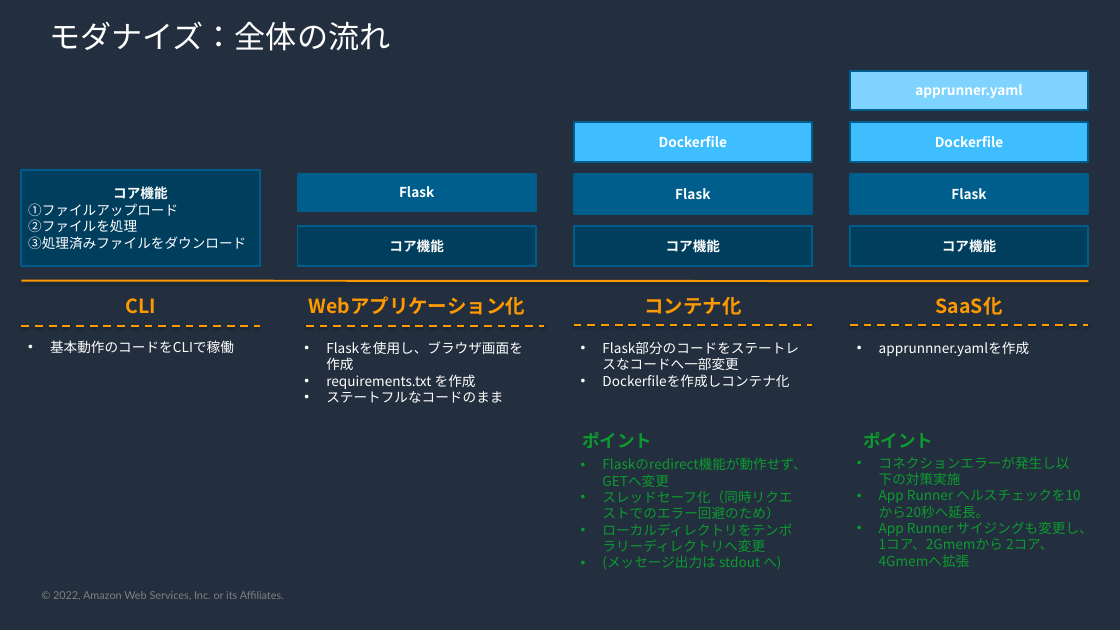
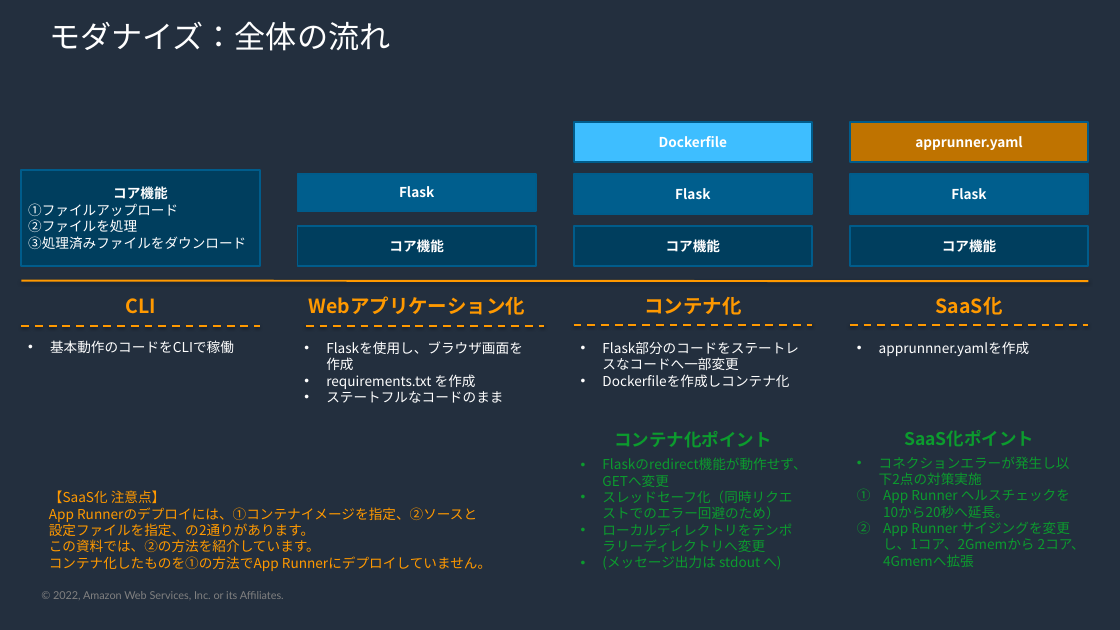
Before and after one commit to kmorooka/modern-skeleton, a slide deck: slide 6 of skeleton-guide.pptx. Drawn at 1120x630 pixels with LibreOffice and Linux fonts; fonts in the diff are those of the drawing; background and template pictures are left out. Boxes give left, top, right and bottom in pixels: in the first picture for what was removed or moved away, otherwise in the second. Text is boxed around its words. In the diff, an @@ line names an element or a change of style, - is before the commit and + after.

Commit message:
ファイル名変更、PPT文書変更

```diff
--- a/skeleton-guide.pptx
+++ b/skeleton-guide.pptx
@@ rectangle "apprunner.yaml": place and size @@
-rectangle "apprunner.yaml" at box(850, 71, 1088, 110)
+rectangle "apprunner.yaml" at box(850, 122, 1088, 161)
@@ rectangle "apprunner.yaml" at box(850, 122, 1088, 161): fill #7ED4FF to #BF7300 @@
@@ rectangle removed at box(850, 122, 1088, 162) @@
-Dockerfile
@@ text at box(614, 431, 772, 448): text changed @@
-ポイント
+コンテナ化ポイント
@@ text at box(904, 430, 1034, 447): text changed @@
-ポイント
+SaaS化ポイント
@@ text at box(879, 456, 1070, 485): text changed @@
-• コネクションエラーが発生し以下の対策実施
+• コネクションエラーが発生し以下2点の対策実施
@@ text added at box(49, 490, 491, 571), 14 pt, text #FF9900 @@
+【SaaS化 注意点】
+App Runnerのデプロイには、①コンテナイメージを指定、②ソースと設定ファイルを指定、の2通りがあります。
+この資料では、②の方法を紹介しています。
+コンテナ化したものを①の方法でApp Runnerにデプロイしていません。
@@ text at box(883, 489, 1070, 518): bullet • to circleNumDbPlain @@
@@ text at box(883, 522, 1085, 567): text changed @@
-• App Runner サイジングも変更し、1コア、2Gmemから 2コア、4Gmemへ拡張
+2. App Runner サイジングを変更し、1コア、2Gmemから 2コア、4Gmemへ拡張
```
Also in this commit, not shown: 9 other slides changed, 3 other files.
